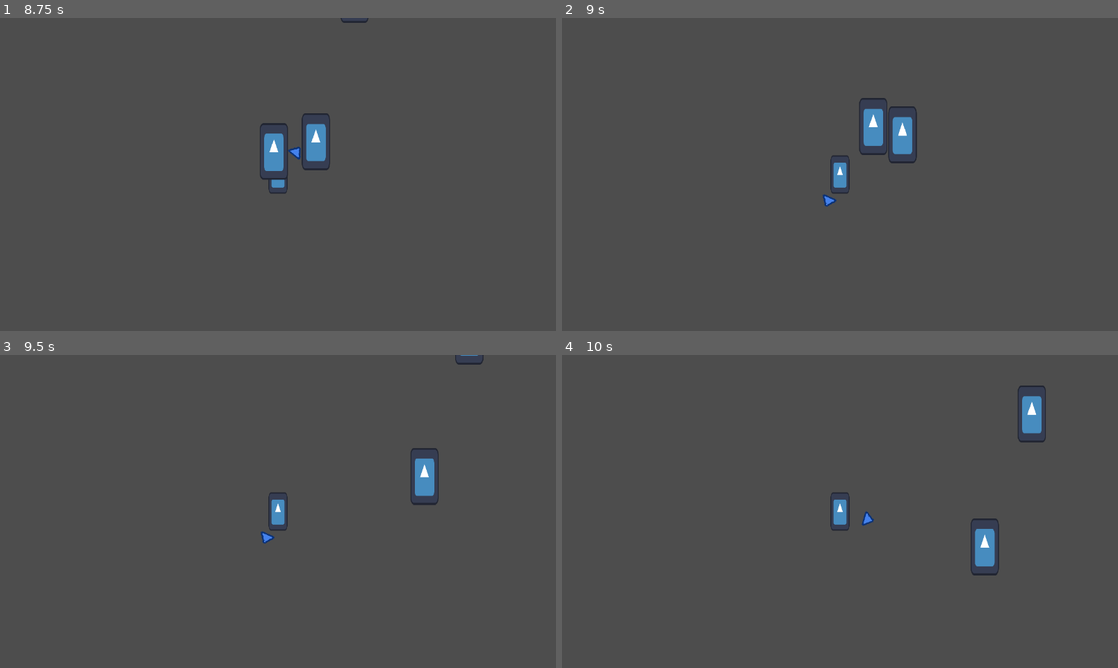
Above: before the commit, frames 1-4 (two rows, left to right).
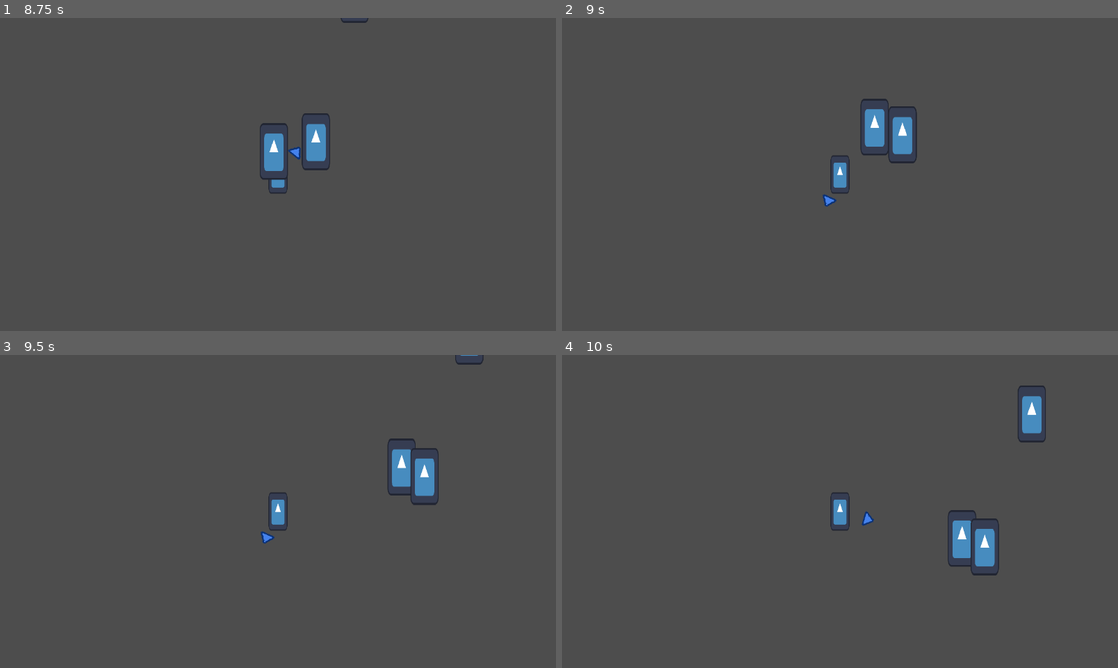
Above: after the commit, the same moments.

Repository: freddder/GMTK_Jam_2024
Game: Godot game, scene res://scenes/main_level.tscn
Two runs of this game, one before a commit and one after it. Both use one fixed random seed, a clock stepped at 60 frames per second and the inputs below. The engine's default icon, where the game draws it, is replaced by a stand-in: a white triangle on a blue panel in a dark square.
Inputs (mouse positions are in pixels of both pictures, inside the frame that each line leads up to):
- Up to frame 1 (8.75 s): tap Enter at 0.5, 2, 3.5 s; move the mouse to (400, 158) at 0.52 s; hold D (move_right) 0.53-1.28 s; tap Space (heavy_attack) at 0.6, 1.25, 2.3, 2.75, 2.85, 4.55, 5.1, 6.8, 7.35 s; click (400, 158) at 0.8 s; move the mouse to (166, 190) at 1.27 s; hold S (move_down) 1.28-2.03 s; click (166, 190) at 1.35 s; right-click (166, 190) at 1.55 s; move the mouse to (333, 105) at 2.02 s; hold D (move_right) 2.03-2.78 s; right-click (333, 105) at 2.1 s; move the mouse to (250, 237) at 2.77 s; hold W (move_up) 2.78-3.53 s; click (250, 237) at 3.05 s; move the mouse to (444, 221) at 3.52 s; hold A (move_left) 3.53-5.03 s; click (444, 221) at 3.6 s; right-click (444, 221) at 3.8 s; move the mouse to (111, 127) at 4.27 s; right-click (111, 127) at 4.35 s; move the mouse to (305, 174) at 5.02 s; hold S (move_down) 5.03-5.78 s; click (305, 174) at 5.3 s; move the mouse to (194, 96) at 5.77 s; hold D (move_right) 5.78-6.53 s; click (194, 96) at 5.85 s; right-click (194, 96) at 6.05 s; move the mouse to (400, 158) at 6.52 s; hold W (move_up) 6.53-7.28 s; right-click (400, 158) at 6.6 s; move the mouse to (166, 190) at 7.27 s; hold D (move_right) 7.28-8.03 s; click (166, 190) at 7.55 s; move the mouse to (333, 105) at 8.02 s; hold S (move_down) from 8.03 s (still down); click (333, 105) at 8.1 s; right-click (333, 105) at 8.3 s
- Up to frame 2 (9 s): move the mouse to (812, 237) at 8.77 s; release S (move_down) at 8.78 s; hold A (move_left) from 8.78 s (still down); right-click (812, 237) at 8.85 s
- Up to frame 3 (9.5 s): keep holding A (move_left); tap Space (heavy_attack) at 9.05 s
- Up to frame 4 (10 s): move the mouse to (1006, 558) at 9.52 s; release A (move_left) at 9.53 s; hold W (move_up) from 9.53 s (still down); tap Space (heavy_attack) at 9.6 s; click (1006, 558) at 9.8 s

Frame 1 is identical in both runs. In frame 2, 0.2% of the frame differs, in the area x 53-59%, y 25-44%; in frame 3, 0.5%, in the area x 69-75%, y 26-45%; in frame 4, 0.5%.

Commit message:
improve knockback, change damage values

Diff:
--- a/scripts/enemy.gd
+++ b/scripts/enemy.gd
@@ -1,24 +1,47 @@
-class_name EnemyCharacter extends Area2D
+class_name EnemyCharacter
+extends Area2D
 
 signal on_death(this: EnemyCharacter)
-
 @export var default_speed: float = 35.0
 @export var default_health: float = 100.0
+@export var mass: float = 0.05
 
-@onready var player : PlayerCharacter = get_tree().get_first_node_in_group("player")
+@onready var player: PlayerCharacter = get_tree().get_first_node_in_group("player")
 
 var pending_knockback_strength: float = 0.0
 var health: float = default_health
 
-func _physics_process(delta: float) -> void:
+
+func get_knockback_strength() -> float:
+	return maxf(100.0, pending_knockback_strength / mass) if pending_knockback_strength > 0.0 else 0.0
+
+
+func handle_movement(delta: float) -> void:
 	var speed := default_speed
 	var target_position := player.global_position
 	global_position = global_position.move_toward(target_position, speed * delta)
-	global_position -= global_position.direction_to(target_position) * pending_knockback_strength
-	pending_knockback_strength = 0.0
 
-func take_hit(damage_amount: float, knockback_strength: float):
-	health -= damage_amount
+
+func handle_knockback(delta: float) -> void:
+	var target_position := player.global_position
+	var knockback_strength_to_apply := get_knockback_strength() * delta
+	global_position -= global_position.direction_to(target_position) * knockback_strength_to_apply
+	pending_knockback_strength = max(pending_knockback_strength - knockback_strength_to_apply, 0.0)
+
+
+func _physics_process(delta: float) -> void:
+	handle_movement(delta)
+	handle_knockback(delta)
+
+
+func take_hit(damage: float, knockback_strength: float) -> void:
+	health -= damage
 	pending_knockback_strength += knockback_strength
+	print(damage)
 	if health <= 0:
-		queue_free()
+		die()
+
+
+func die() -> void:
+	on_death.emit(self)
+	queue_free()
--- a/scripts/player.gd
+++ b/scripts/player.gd
@@ -15,26 +15,27 @@
 }
 
 @export var default_walk_speed: float = 300.0
+@export var default_camera_zoom: Vector2 = Vector2(1.7, 1.7)
+@export var knockback_limit: float = 1000.0
 
 @export_category("Swing")
 @export var default_swing_radius: float = 50.0
 @export var default_swing_angle: float = 45.0
 @export var swing_angle_limit: float = 230.0
-@export var default_swing_damage: float = 30.0
-@export var default_swing_knockback_strength: float = 20.0
-@export var default_swing_cooldown: float = 1.0
+@export var default_swing_damage: float = 15.0
+@export var default_swing_knockback_strength: float = 25.0
+@export var default_swing_cooldown: float = 0.2
 
 @export_category("Thrust")
 @export var default_thrust_radius: float = 100.0
 @export var default_thrust_thickness: float = 35.0
-@export var default_thrust_damage: float = 40.0
-@export var default_thrust_knockback_strength: float = 30.0
+@export var default_thrust_damage: float = 20.0
+@export var default_thrust_knockback_strength: float = 37.5
 
 @export_category("Ground Pound")
 @export var default_ground_pound_radius: float = 100.0
-@export var default_ground_pound_damage: float = 60.0
-@export var default_ground_pound_knockback_strength: float = 40.0
-@export var default_camera_zoom: Vector2 = Vector2(1.7, 1.7)
+@export var default_ground_pound_damage: float = 30.0
+@export var default_ground_pound_knockback_strength: float = 50.0
 
 @export_category("Charge")
 @export var charge_speed: float = 1.0
@@ -241,11 +242,11 @@
 
 		$AttackShapeCast2D.force_shapecast_update()
 		for collider_index in $AttackShapeCast2D.get_collision_count():
-			var collider := $AttackShapeCast2D.get_collider(collider_index) as Node2D
-			var direction_to := global_position.direction_to(collider.global_position)
-			var angle_to := atan2(direction_to.y, direction_to.x) + PI / 2.0
+			var enemy        := $AttackShapeCast2D.get_collider(collider_index) as EnemyCharacter
+			var direction_to := global_position.direction_to(enemy.global_position)
+			var angle_to     := atan2(direction_to.y, direction_to.x) + PI / 2.0
 			if active_attack_zone_data.start_angle <= angle_to && active_attack_zone_data.end_angle >= angle_to:
-				collider.take_hit(scale_damage(default_swing_damage), scale_knockback(default_swing_knockback_strength))
+				enemy.take_hit(scale_damage(default_swing_damage), scale_knockback(default_swing_knockback_strength))
 
 		clear_attack_data()
 
@@ -265,7 +266,7 @@
 
 		$AttackShapeCast2D.force_shapecast_update()
 		for collider_index in $AttackShapeCast2D.get_collision_count():
-			var collider := $AttackShapeCast2D.get_collider(collider_index) as Node2D
+			var collider := $AttackShapeCast2D.get_collider(collider_index) as EnemyCharacter
 			collider.take_hit(scale_damage(default_thrust_damage), scale_knockback(default_thrust_knockback_strength))
 
 		clear_attack_data()
@@ -283,7 +284,7 @@
 
 		$AttackShapeCast2D.force_shapecast_update()
 		for collider_index in $AttackShapeCast2D.get_collision_count():
-			var collider := $AttackShapeCast2D.get_collider(collider_index) as Node2D
+			var collider := $AttackShapeCast2D.get_collider(collider_index) as EnemyCharacter
 			collider.take_hit(scale_damage(default_ground_pound_damage), scale_knockback(default_ground_pound_knockback_strength))
 
 		clear_attack_data()
@@ -300,7 +301,7 @@
 	return charging_attack_type != AttackType.Invalid
 
 func get_charge_power() -> float:
-	var charge_power := 1.0
+	var charge_power: float = 1.0
 
 	var charge_time := get_charging_time_seconds()
 	if charge_time > charge_delay:
@@ -312,7 +313,7 @@
 	return 0.0 if !is_charging_attack() else (Time.get_ticks_msec() - attack_charge_start_time) / 1000.0
 
 func scale_damage(damage: float) -> float:
-	return damage * pow(get_charge_power(), 1.5)
+	return damage * pow(get_charge_power(), 1.05)
 
 func scale_knockback(knockback_strength: float) -> float:
-	return knockback_strength * pow(get_charge_power(), 1.5)
+	return minf(knockback_limit, knockback_strength * pow(get_charge_power(), 1.1))
